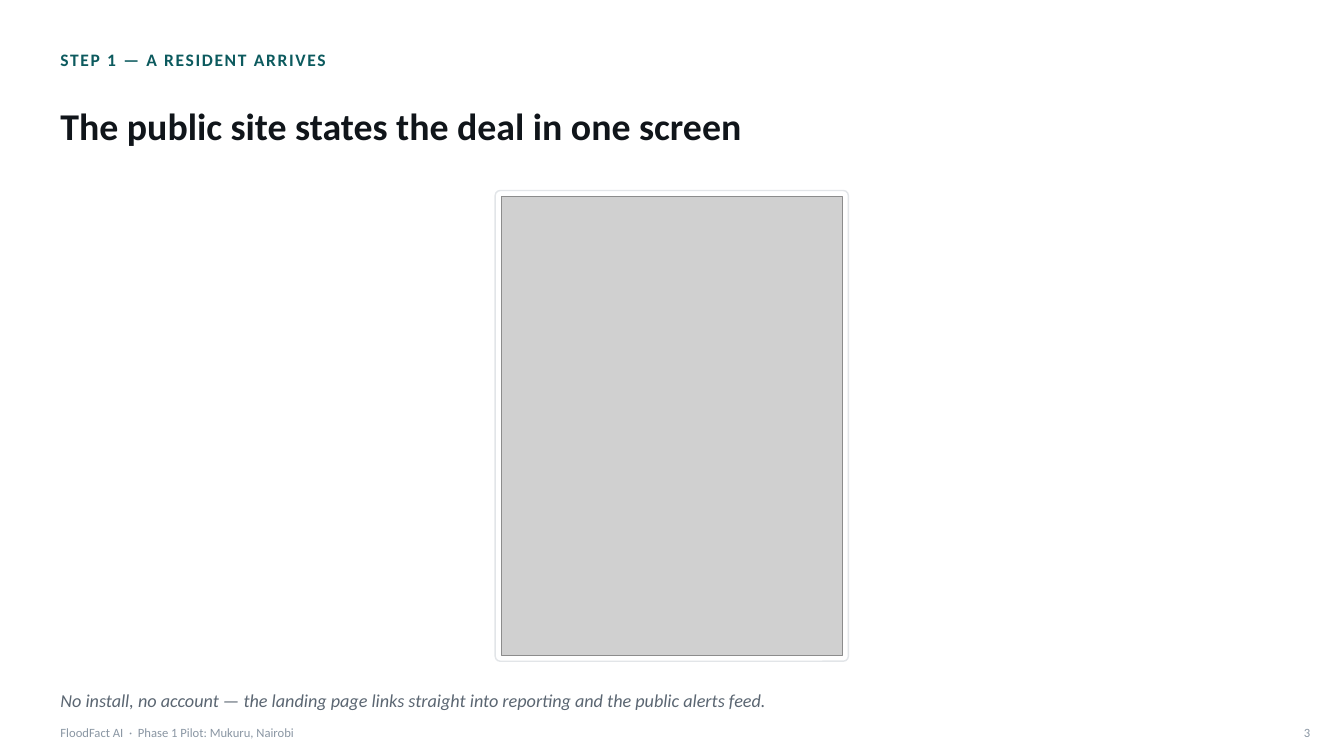
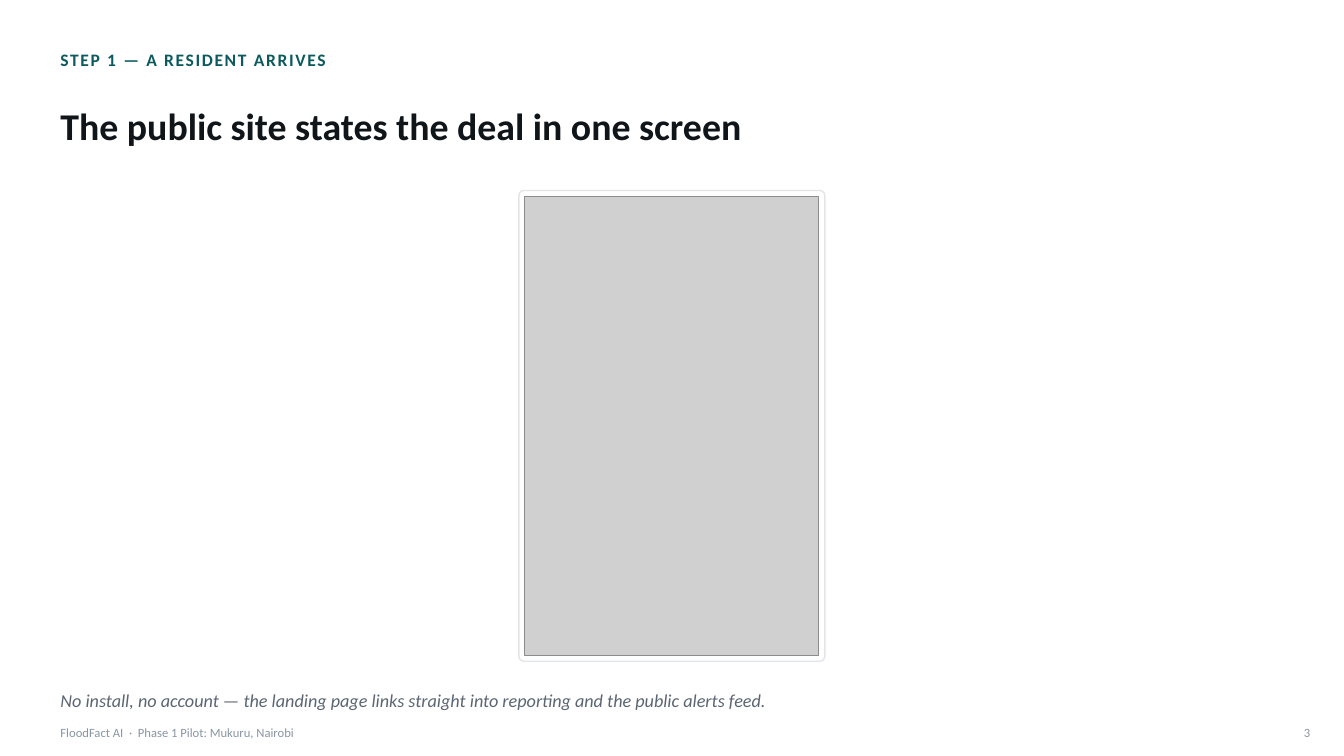
Before and after one commit to VinceOdundo/FloodfactAI, a slide deck: slide 4 of docs/submission/FloodFact-AI-Demonstration.pptx. Drawn at 1344x756 pixels with LibreOffice and Linux fonts; fonts in the diff are those of the drawing; grey boxes stand for pictures. Boxes give left, top, right and bottom in pixels: in the first picture for what was removed or moved away, otherwise in the second. Text is boxed around its words. In the diff, an @@ line names an element or a change of style, - is before the commit and + after.

```diff
--- a/docs/submission/FloodFact-AI-Demonstration.pptx
+++ b/docs/submission/FloodFact-AI-Demonstration.pptx
@@ rounded rectangle: place and size @@
-rounded rectangle at <box>495,191,848,661</box>
+rounded rectangle at <box>519,191,825,661</box>
@@ rounded rectangle at <box>519,191,825,661</box>: proportions changed @@
@@ picture: place and size @@
-picture at <box>501,197,842,655</box>
+picture at <box>525,197,819,655</box>
```
Also in this commit, not shown: 2 other slides changed, 33 other files.
